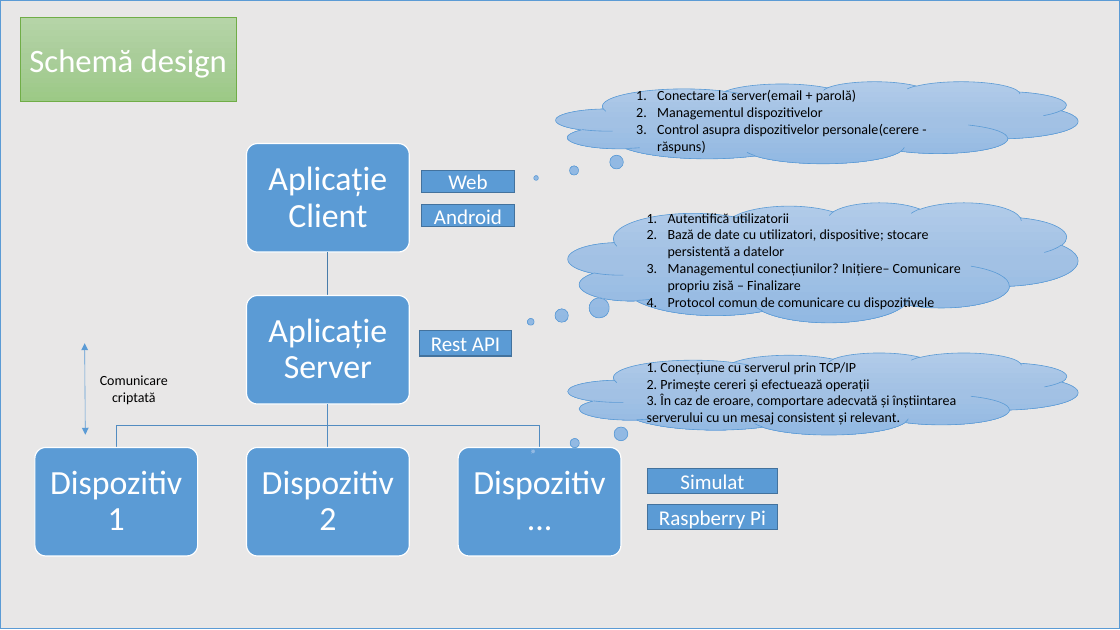
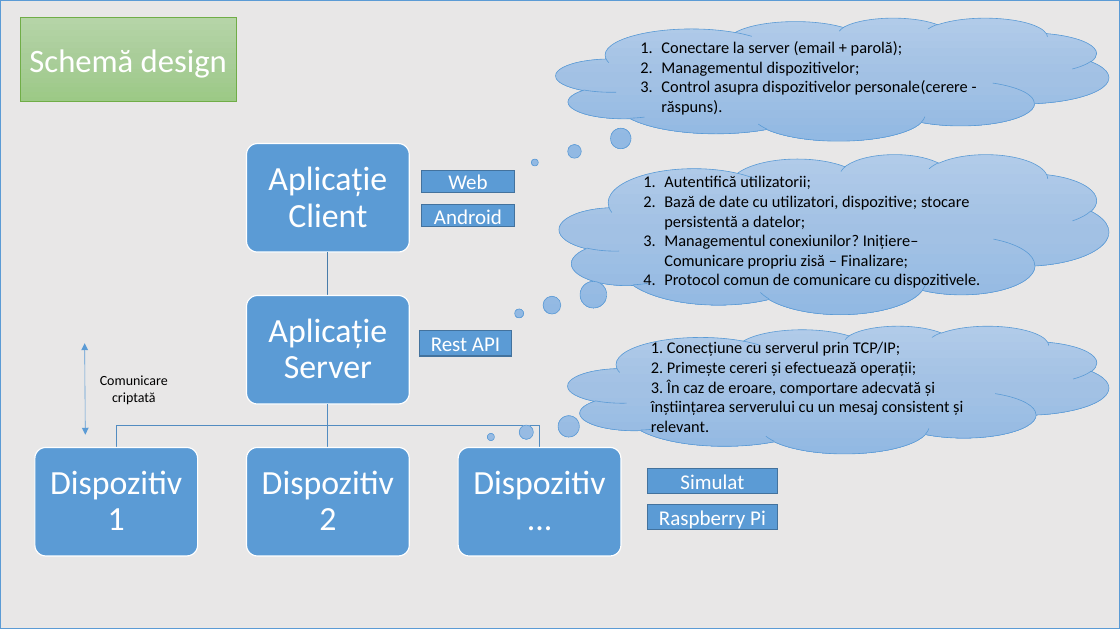
Before and after one commit to turcunicusor/Licenta, a slide deck: slide 1 of Documentation/Figures/Șablon.pptx. Drawn at 1120x630 pixels with LibreOffice and Linux fonts; fonts in the diff are those of the drawing. Boxes give left, top, right and bottom in pixels: in the first picture for what was removed or moved away, otherwise in the second. Text is boxed around its words. In the diff, an @@ line names an element or a change of style, - is before the commit and + after.

```diff
--- a/Documentation/Figures/Șablon.pptx
+++ b/Documentation/Figures/Șablon.pptx
@@ thought cloud "Conectare la server (email + ...": place and size @@
-thought cloud "Conectare la server (email + ..." at [556, 82, 1078, 164]
+thought cloud "Conectare la server (email + ..." at [556, 18, 1109, 140]
@@ text in thought cloud at [661, 41, 968, 115]: text changed; size 12 to 14 pt @@
-1. Conectare la server(email + parolă)
-2. Managementul dispozitivelor
-3. Control asupra dispozitivelor personale(cerere - răspuns)
+1. Conectare la server (email + parolă);
+2. Managementul dispozitivelor;
+3. Control asupra dispozitivelor personale(cerere - răspuns).
@@ thought cloud "Autentifică utilizatorii;": place and size @@
-thought cloud "Autentifică utilizatorii;" at [568, 202, 1078, 323]
+thought cloud "Autentifică utilizatorii;" at [560, 154, 1109, 314]
@@ text in thought cloud at [664, 174, 980, 289]: text changed; size 12 to 14 pt @@
-1. Autentifică utilizatorii
-2. Bază de date cu utilizatori, dispositive; stocare persistentă a datelor
-3. Managementul conecțiunilor? Inițiere– Comunicare propriu zisă – Finalizare
-4. Protocol comun de comunicare cu dispozitivele
+1. Autentifică utilizatorii;
+2. Bază de date cu utilizatori, dispozitive; stocare persistentă a datelor;
+3. Managementul conexiunilor? Inițiere– Comunicare propriu zisă – Finalizare;
+4. Protocol comun de comunicare cu dispozitivele.
@@ thought cloud "1. Conecțiune cu serverul prin ...": place and size @@
-thought cloud "1. Conecțiune cu serverul prin ..." at [568, 353, 1078, 435]
+thought cloud "1. Conecțiune cu serverul prin ..." at [568, 326, 1109, 454]
@@ thought cloud "1. Conecțiune cu serverul prin ..." at [568, 326, 1109, 454]: proportions changed @@
@@ text in thought cloud at [651, 340, 963, 437]: text changed; size 12 to 14 pt @@
-1. Conecțiune cu serverul prin TCP/IP
-2. Primește cereri și efectuează operații
-3. În caz de eroare, comportare adecvată și înștiintarea serverului cu un mesaj consistent și relevant.
+1. Conecțiune cu serverul prin TCP/IP;
+2. Primește cereri și efectuează operații;
+3. În caz de eroare, comportare adecvată și înștiințarea serverului cu un mesaj consistent și relevant.
```
Also in this commit, not shown: 1 other slide changed, 8 other files.
